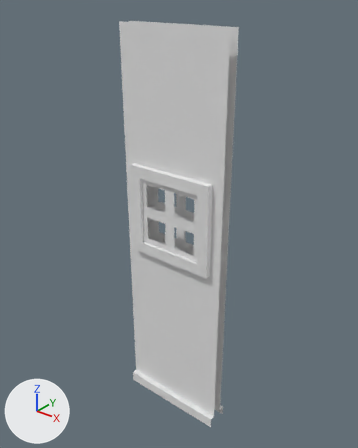
Renders of the FBX model Content/Game_Art/FBX/Archi/SM_Fenetre_Double_1x1.fbx from each side of a commit.
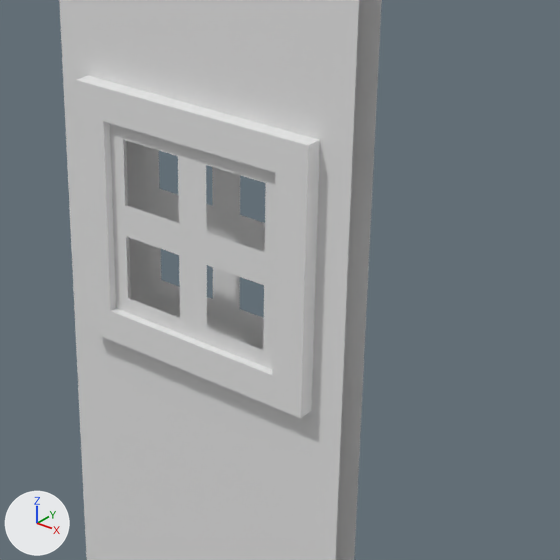
Each version appears first whole from a camera (50 mm lens) standing at (2.88, -2.92, 3.76) and looking at (0.48, 0.08, 1.9), and next in a close-up on the part from 29% to 82% of the width and 31% to 73% of the height. The lights are fixed; the arrows at lower left show +X, +Y and +Z. Materials are left out; every surface is plain grey.

The first close-up shows 'SM_Fenetre_Double_1x1'.
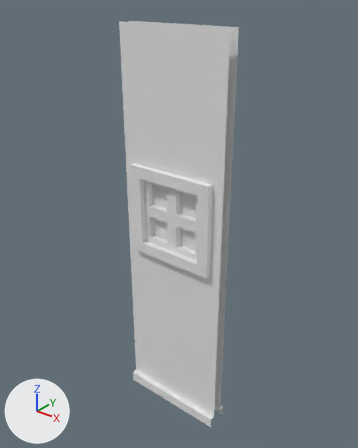
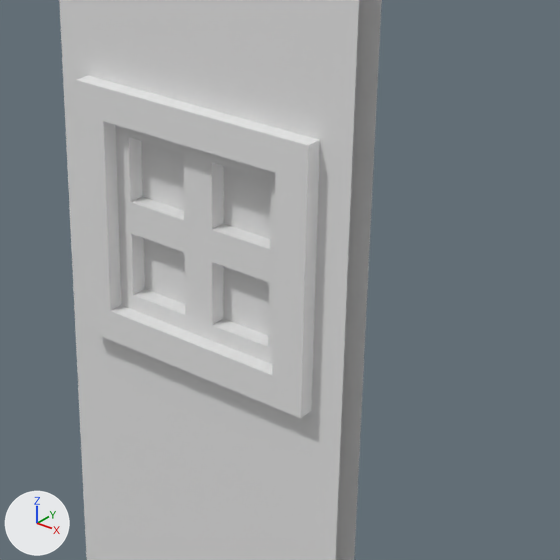
What the commit changed:
me_mesh is used by ob_sm_fenetre_double_1x1; location (0.0, 0.0, 0.0).
me_mesh had 126 vertices, 104 faces and spanned x 0.0..1.0, y -0.1..0.1, z 0.0..3.5.
me_mesh now has 158 vertices, 140 faces and spans x 0.0..1.0, y -0.1..0.1, z 0.0..3.5.
Part 1, on me_mesh:
25 vertices in x 0.2..0.8, y -0.08, z 1.7..2.3 move by (0.0, 0.03, 0.0).
25 vertices in x 0.2..0.8, y 0.08, z 1.7..2.3 move by (0.0, -0.03, 0.0).
16 new vertices lie (0.0, -0.05, 0.0) away from vertices in x 0.25..0.75, y 0.08, z 1.75..2.25.
16 new vertices lie (0.0, 0.05, 0.0) away from vertices in x 0.25..0.75, y -0.08, z 1.75..2.25.
36 new faces join them.

Pixel boxes (x1, y1, x2, y2) of what changed, in the close-ups (560 x 560 px):
part 1 of me_mesh, built on
    both: (103, 121, 276, 375)
